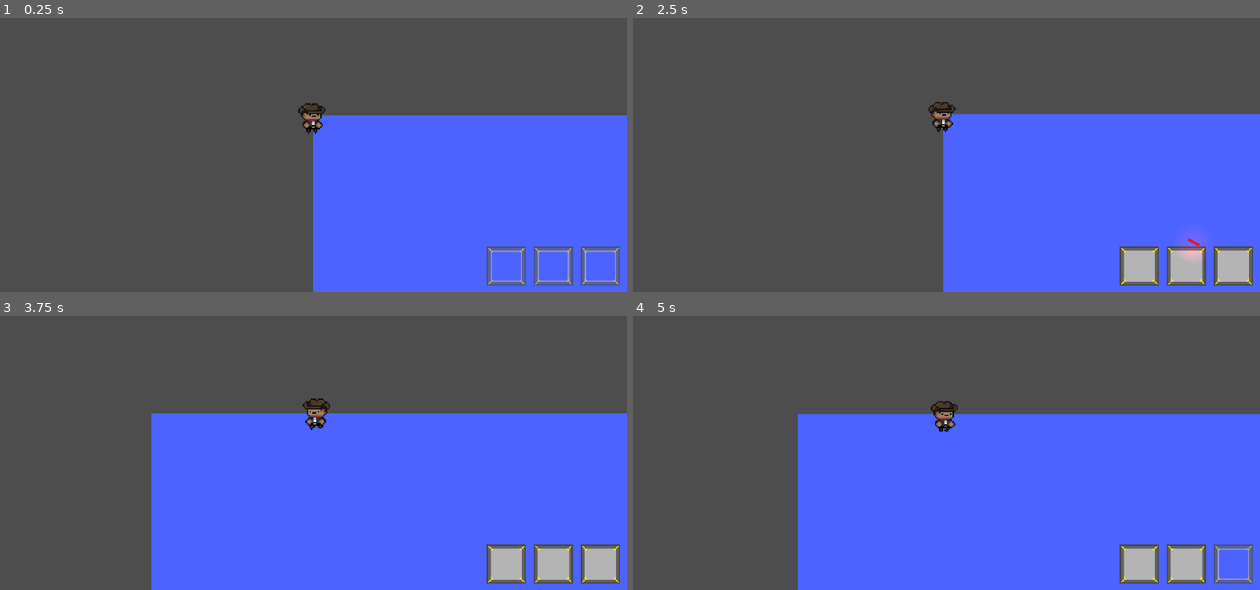
Above: before the commit, frames 1-4 (two rows, left to right).
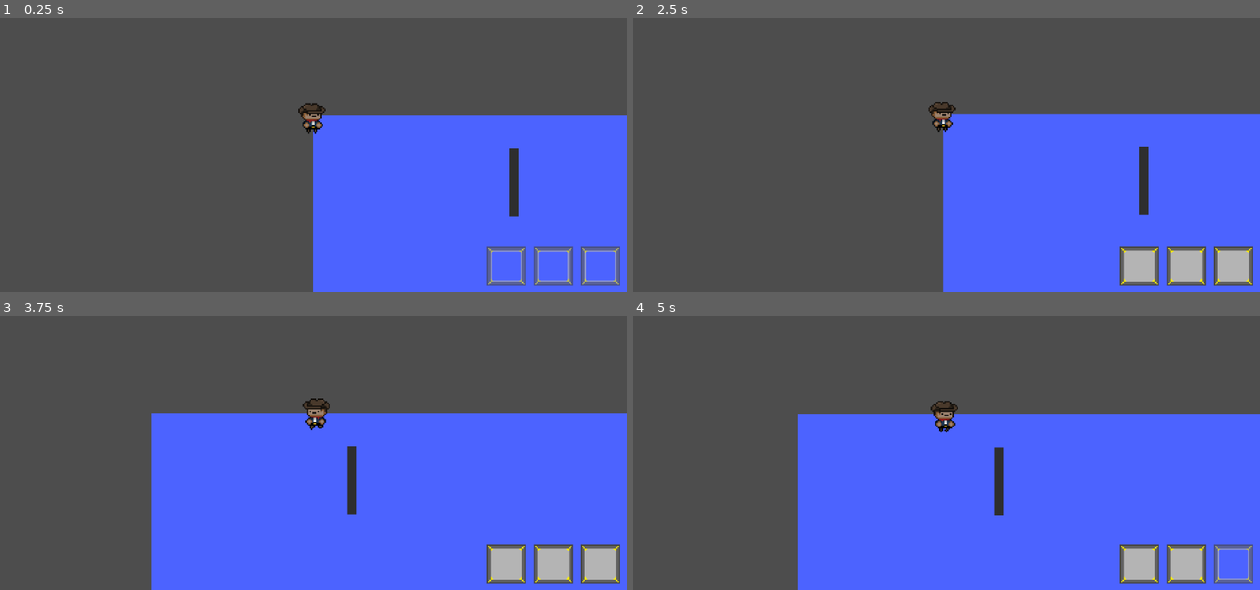
Above: after the commit, the same moments.

Repository: phcavalcante7/space-cowboy
Game: Godot game, scene res://Jogador/Scenes/jogador_teste.tscn
Same seed, same stepped clock (60 frames per second), same inputs: the game is played once before the commit and once after it.
Inputs (mouse positions are in pixels of both pictures, inside the frame that each line leads up to):
- Up to frame 1 (0.25 s): no input
- Up to frame 2 (2.5 s): click (1140, 267) at 0.5 s; click (1184, 267) at 1.25 s; click (1234, 267) at 2 s
- Up to frame 3 (3.75 s): tap Enter (ui_accept) at 2.75, 3.02 s; move the mouse to (451, 395) at 2.77 s; hold D (move_right) from 2.78 s (still down); click (451, 395) at 2.85 s; tap Shift (move_dash) at 3.05, 3.6 s; move the mouse to (188, 431) at 3.52 s
- Up to frame 4 (5 s): tap Enter (ui_accept) at 3.77 s; click (821, 431) at 3.8 s; move the mouse to (1009, 335) at 4.27 s; release D (move_right) at 4.28 s; hold A (move_left) from 4.28 s (still down); click (1009, 335) at 4.35 s; tap Shift (move_dash) at 4.55 s

The runs differ from the first frame. In frame 1, 0.4% of the frame differs, in the area x 81-83%, y 47-73%; in frame 2, 0.6%, in the area x 80-92%, y 46-89%; in frame 3, 0.4%; in frame 4, 0.4%.

Commit message:
Shoot - Rotation fixed

Diff:
--- a/Jogador/Jogador/Scenes/Inventory_Interface.tscn
+++ b/Jogador/Jogador/Scenes/Inventory_Interface.tscn
@@ -27,5 +27,3 @@
 
 [node name="TextureButton3" parent="GridContainer" instance=ExtResource("1_synug")]
 layout_mode = 2
-
-[node name="Node2D" type="Node2D" parent="."]
--- a/Jogador/Jogador/Scenes/Player.tscn
+++ b/Jogador/Jogador/Scenes/Player.tscn
@@ -207,6 +207,8 @@
 [node name="Sounds" type="AudioStreamPlayer2D" parent="."]
 attenuation = 0.366022
 
+[node name="Sounds2" type="AudioStreamPlayer2D" parent="."]
+
 [node name="Timers" type="Node2D" parent="."]
 
 [node name="Dash_lenght" type="Timer" parent="Timers"]
--- a/Jogador/Jogador/Scenes/bullet.tscn
+++ b/Jogador/Jogador/Scenes/bullet.tscn
@@ -16,7 +16,7 @@
 
 [sub_resource type="CapsuleShape2D" id="CapsuleShape2D_v6l6m"]
 radius = 6.0
-height = 52.0
+height = 56.0
 
 [sub_resource type="CanvasTexture" id="CanvasTexture_0d2ir"]
 
@@ -29,7 +29,6 @@
 texture = SubResource("GradientTexture2D_fefep")
 
 [node name="CollisionShape2D" type="CollisionShape2D" parent="."]
-visible = false
 rotation = 1.5708
 shape = SubResource("CapsuleShape2D_v6l6m")
 
@@ -45,3 +44,5 @@
 wait_time = 2.0
 one_shot = true
 autostart = true
+
+[connection signal="body_shape_entered" from="." to="." method="_on_body_shape_entered"]
--- a/Jogador/Jogador/Scenes/jogador_teste.tscn
+++ b/Jogador/Jogador/Scenes/jogador_teste.tscn
@@ -7,9 +7,14 @@
 
 [sub_resource type="CanvasTexture" id="CanvasTexture_i6s8s"]
 
+[sub_resource type="RectangleShape2D" id="RectangleShape2D_ehk5i"]
+size = Vector2(23, 131)
+
+[sub_resource type="CanvasTexture" id="CanvasTexture_vkboc"]
+
 [node name="Node2D" type="Node2D"]
 
-[node name="Sprite2D" type="Sprite2D" parent="."]
+[node name="Floor" type="Sprite2D" parent="."]
 self_modulate = Color(0.298039, 0.388235, 1, 1)
 show_behind_parent = true
 position = Vector2(575.75, 323.75)
@@ -29,3 +34,16 @@
 offset_right = 316.0
 offset_bottom = 238.0
 scale = Vector2(0.8, 0.8)
+
+[node name="Wall" type="StaticBody2D" parent="."]
+position = Vector2(368, 108)
+
+[node name="CollisionShape2D" type="CollisionShape2D" parent="Wall"]
+position = Vector2(0.5, 14.5)
+shape = SubResource("RectangleShape2D_ehk5i")
+
+[node name="Sprite2D" type="Sprite2D" parent="Wall"]
+modulate = Color(0.180392, 0.180392, 0.180392, 1)
+position = Vector2(0.499996, 14.5)
+scale = Vector2(17, 125)
+texture = SubResource("CanvasTexture_vkboc")
--- a/Jogador/Jogador/Scripts/CharacterBody2D.gd
+++ b/Jogador/Jogador/Scripts/CharacterBody2D.gd
@@ -33,6 +33,7 @@
 func verif_dash(): # realiza o dash
 	if Input.is_action_just_pressed("move_dash") and !is_dash_cooling_down():
 		$Sounds.stream = load("res://Jogador/Assets/Sounds/dash_sound.wav")
+		$Sounds.volume_db = 5
 		$Sounds.play(0.0)
 		start_dash(DASH_DURATION)
 
@@ -77,19 +78,17 @@
 		$AnimatedSprite2D.flip_h = true
 	else:
 		$AnimatedSprite2D.flip_h = false
-	pass
 
 
 func mouse_direction() -> Vector2:
 	return global_position.direction_to(get_global_mouse_position())
 
 
-func get_mouse_distance():
-	return (get_global_mouse_position() - self.global_position).normalized()
-
-
 func firing():
 	if Input.is_action_just_pressed("mouse_left_click"):
+		$Sounds2.stream = load("res://Jogador/Assets/Sounds/laser-gun-81720.mp3")
+		$Sounds2.volume_db = -8
+		$Sounds2.play(0.0)
 		var new_bullet = bullet_fired.instantiate()
 
 		var direction = (get_global_mouse_position() - $Shoot_Reference.global_position).normalized()
--- a/Jogador/Jogador/Scripts/Ghost_Effect.gd
+++ b/Jogador/Jogador/Scripts/Ghost_Effect.gd
@@ -1,6 +1,5 @@
 extends AnimatedSprite2D
 
-#@onready var bart_ghost_anim = get_node("ghost")
 
 func _ready():
 	ghosthing()
--- a/Jogador/Jogador/Scripts/Player_Camera.gd
+++ b/Jogador/Jogador/Scripts/Player_Camera.gd
@@ -1,6 +1,6 @@
 extends Camera2D
 
-const CAMERA_FORCE = 80
+const CAMERA_FORCE = 80 # quanto maior, menos se move
 
 @onready var player = get_parent()
 @onready var inventory = $Inventory
--- a/Jogador/Jogador/Scripts/bullet_script.gd
+++ b/Jogador/Jogador/Scripts/bullet_script.gd
@@ -21,3 +21,7 @@
 
 func update_velocity(delta):
 	position += bullet_direction * speed * delta
+
+
+func _on_body_shape_entered(body_rid: RID, body: Node2D, body_shape_index: int, local_shape_index: int):
+	queue_free()
Not shown, added: Jogador/Jogador/Assets/Sounds/laser-gun-81720.mp3.import
Not shown: 1 places in Jogador/Jogador/Scenes/jogador_teste.tscn that only renumber resources
Not shown, added: Jogador/Jogador/Assets/Sounds/laser-gun-81720.mp3
